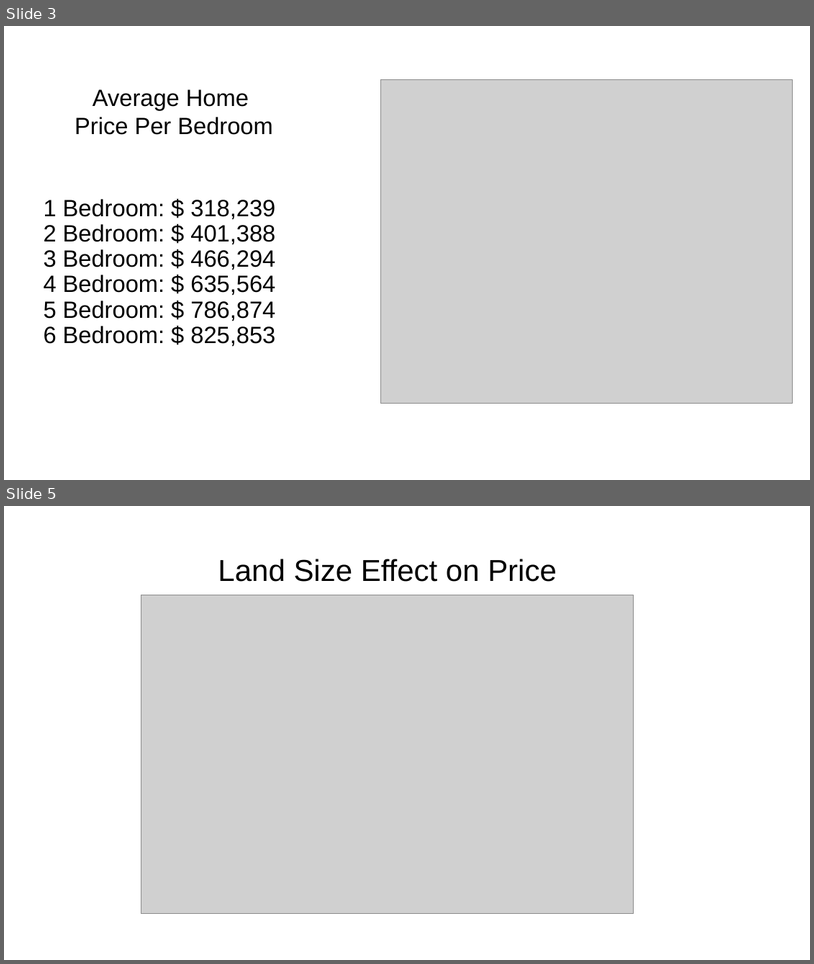
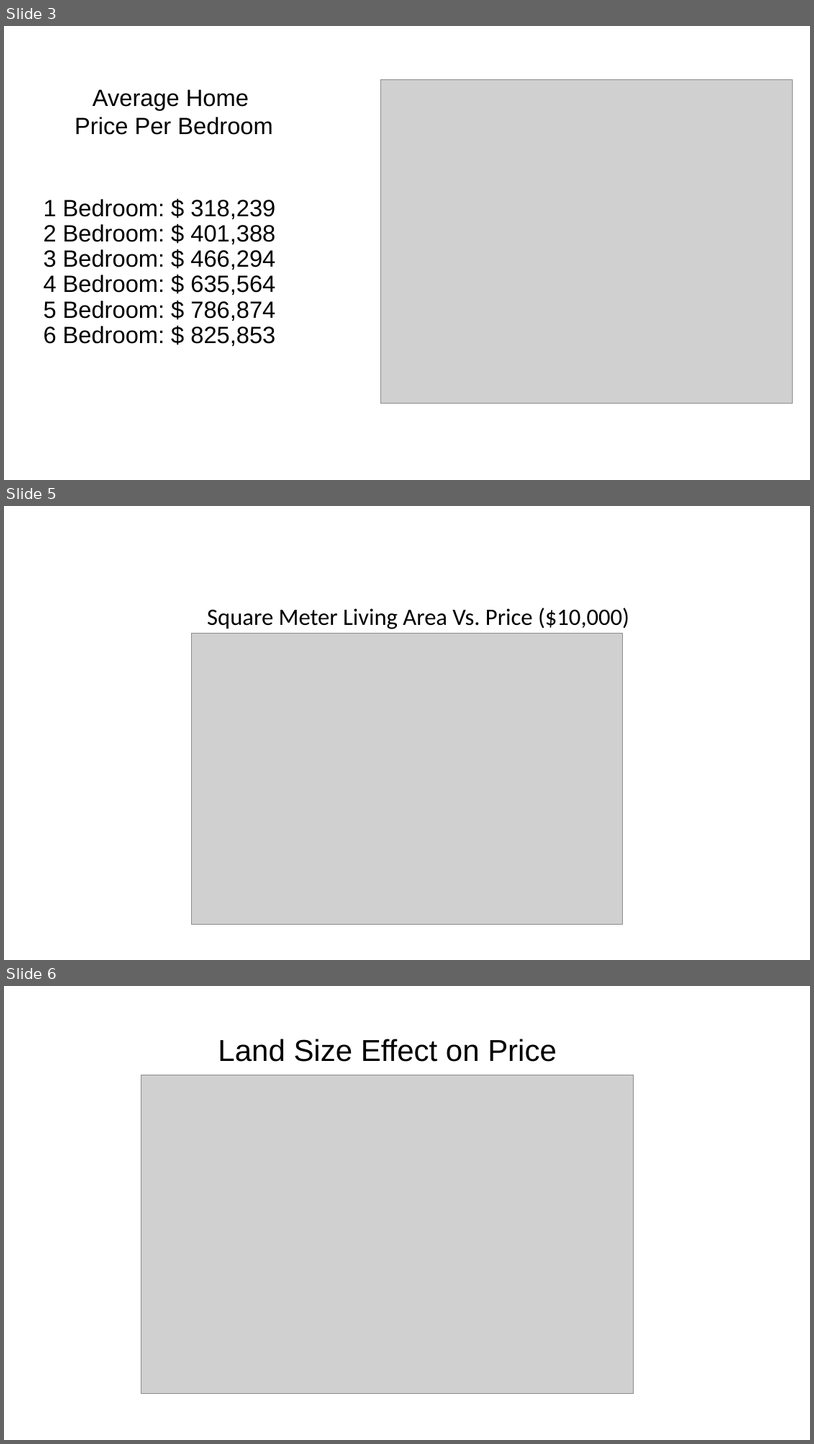
Before and after one commit to 8REN/HousingPrices, a slide deck: mod2project.pptx. Shown one above the other, each under a label of ours: slides 3 and 5 before the commit, slides 3, 5 and 6 after it; the slides between them are not shown. The pictures are 814x964 and 814x1444 pixels, drawn with LibreOffice and Linux fonts; fonts in the diff are those of the drawing; grey boxes stand for pictures. Boxes give left, top, right and bottom in pixels: in the first picture for what was removed or moved away, otherwise in the second. Text is boxed around its words. In the diff, an @@ line names an element or a change of style, - is before the commit and + after.

```diff
--- a/mod2project.pptx
+++ b/mod2project.pptx
@@ slide 5 added at box(4, 506, 810, 960), background #FFFFFF @@
@@ title added at box(207, 608, 630, 629), 28 pt, text #000000 @@
+Square Meter Living Area Vs. Price ($10,000)
@@ picture added at box(191, 633, 623, 924) @@
@@ what was slide 5 is now slide 6 @@
```
Also in this commit, not shown: 2 slides changed, 3 other files.
